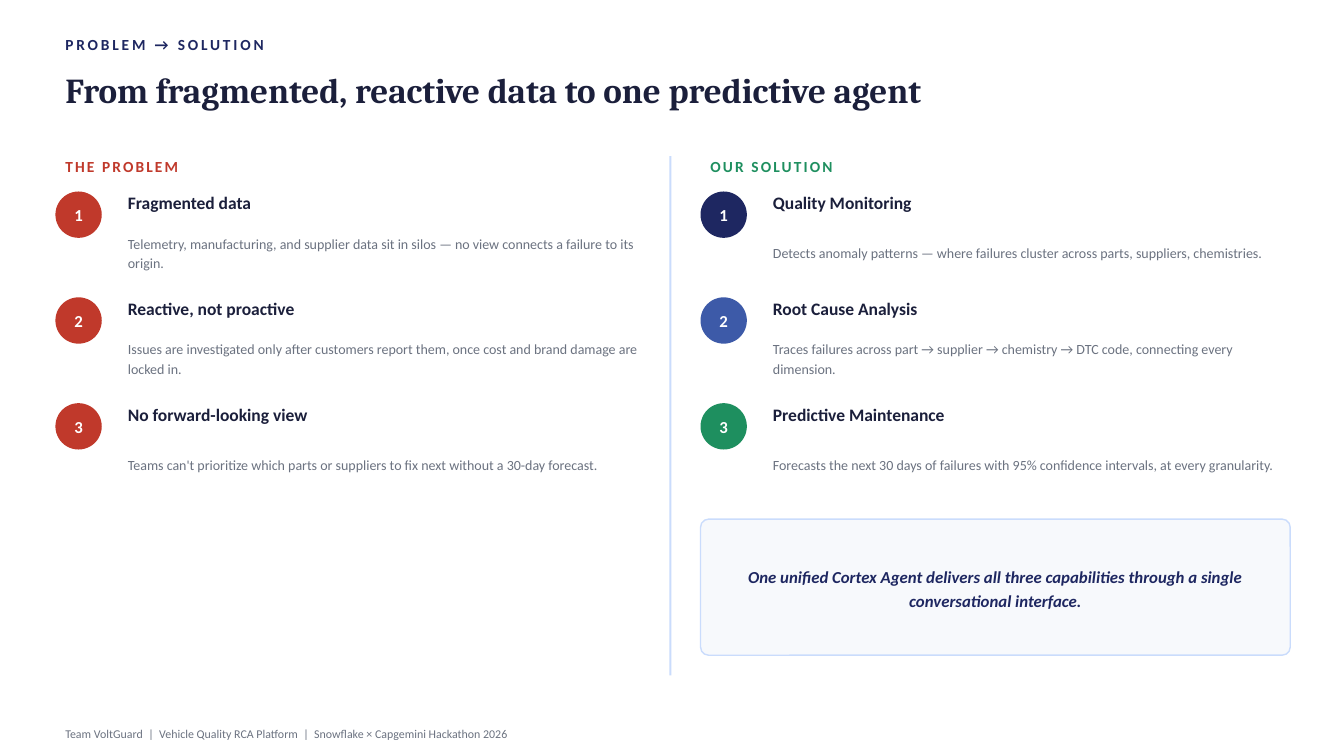
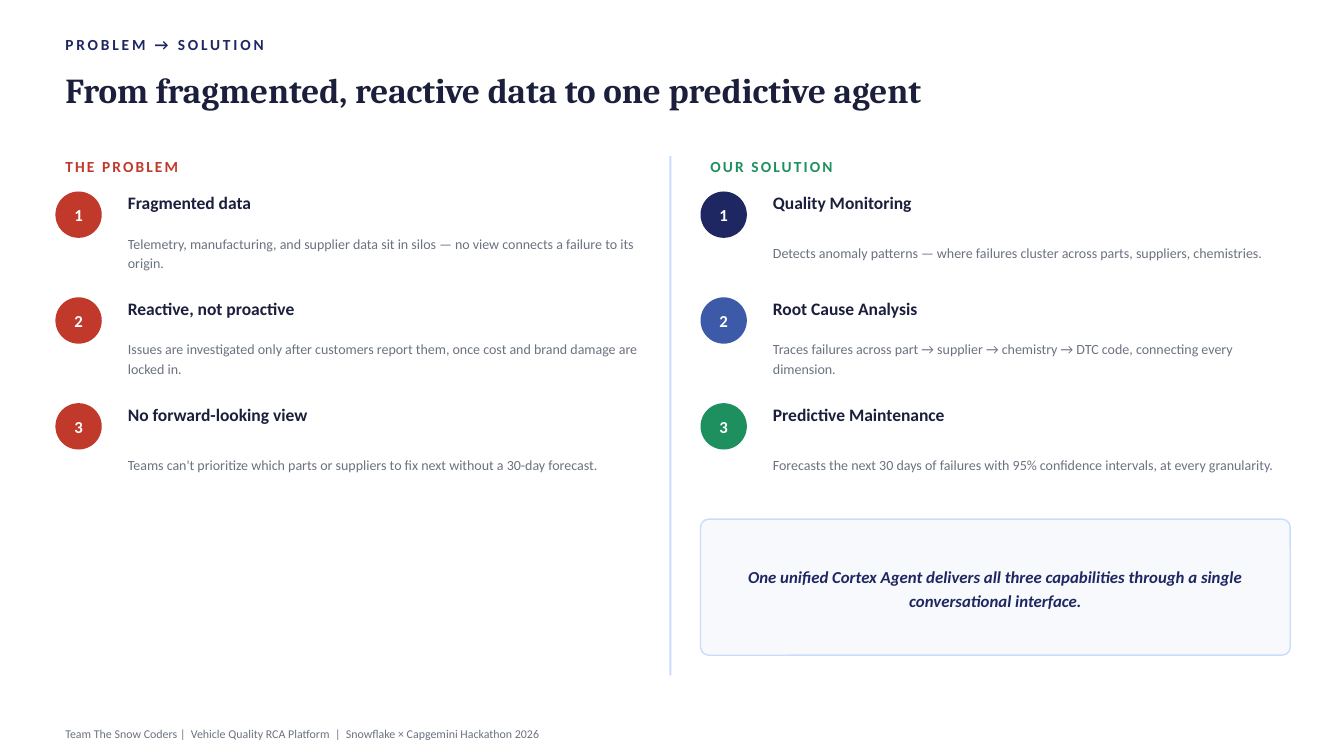
Before and after one commit to RishabhS2001/vehicle-quality-rca-hackathon, a slide deck: slide 2 of docs/Vehicle_Quality_RCA_Architecture.pptx. Drawn at 1344x756 pixels with LibreOffice and Linux fonts; fonts in the diff are those of the drawing. Boxes give left, top, right and bottom in pixels: in the first picture for what was removed or moved away, otherwise in the second. Text is boxed around its words. In the diff, an @@ line names an element or a change of style, - is before the commit and + after.

```diff
--- a/docs/Vehicle_Quality_RCA_Architecture.pptx
+++ b/docs/Vehicle_Quality_RCA_Architecture.pptx
@@ text at <box>65,730,539,740</box>: text changed @@
-Team VoltGuard | Vehicle Quality RCA Platform | Snowflake × Capgemini Hackathon 2026
+Team The Snow Coders | Vehicle Quality RCA Platform | Snowflake × Capgemini Hackathon 2026
```
Also in this commit, not shown: 4 other slides changed, 1 other file.
